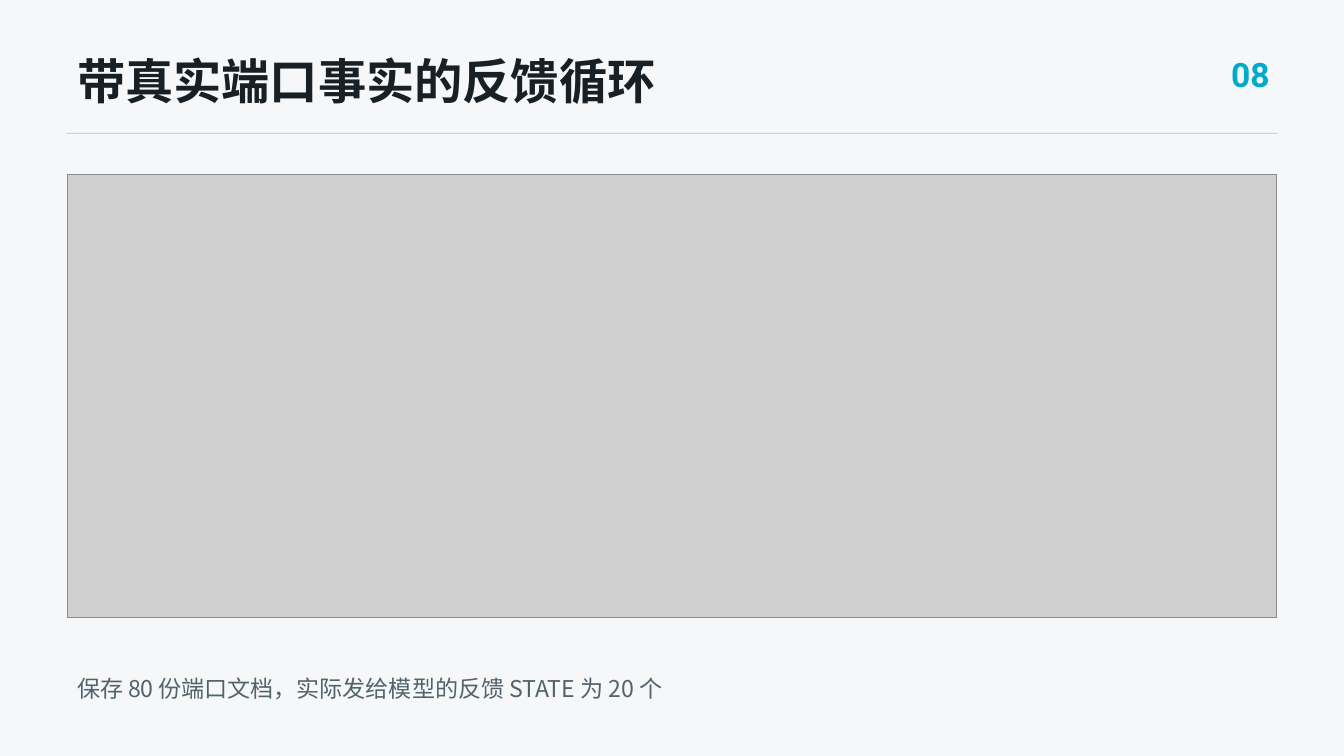
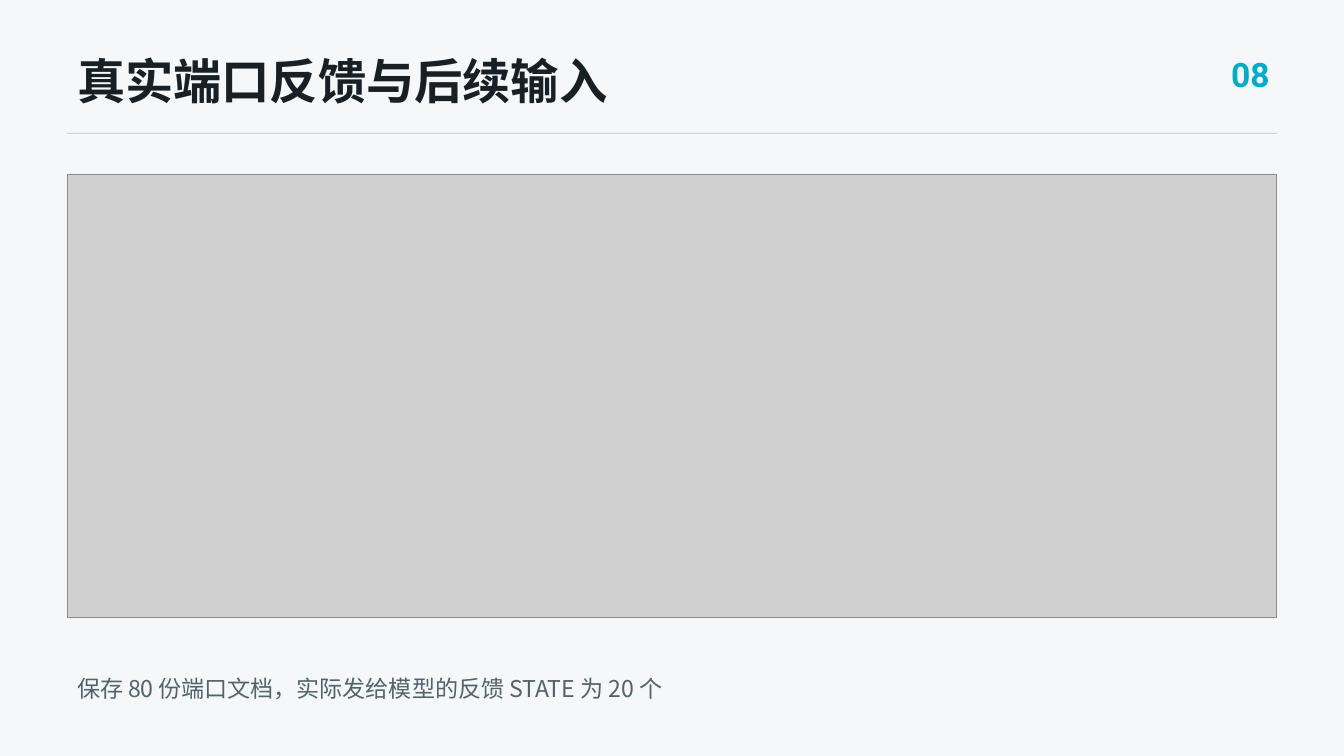
Before and after one commit to TYOCT-13/iverilog-ai-lab, a slide deck: slide 8 of docs/competition/ic/v4/presentation/output/ICARUS_AI_IC_defense_v4.pptx. Drawn at 1344x756 pixels with LibreOffice and Linux fonts; fonts in the diff are those of the drawing; grey boxes stand for pictures. Boxes give left, top, right and bottom in pixels: in the first picture for what was removed or moved away, otherwise in the second. Text is boxed around its words. In the diff, an @@ line names an element or a change of style, - is before the commit and + after.

```diff
--- a/docs/competition/ic/v4/presentation/output/ICARUS_AI_IC_defense_v4.pptx
+++ b/docs/competition/ic/v4/presentation/output/ICARUS_AI_IC_defense_v4.pptx
@@ text at (77, 57, 607, 104): text changed @@
-带真实端口事实的反馈循环
+真实端口反馈与后续输入
```
Also in this commit, not shown: 8 other slides changed, 7 slides added, 7 slides removed, 28 other files.
